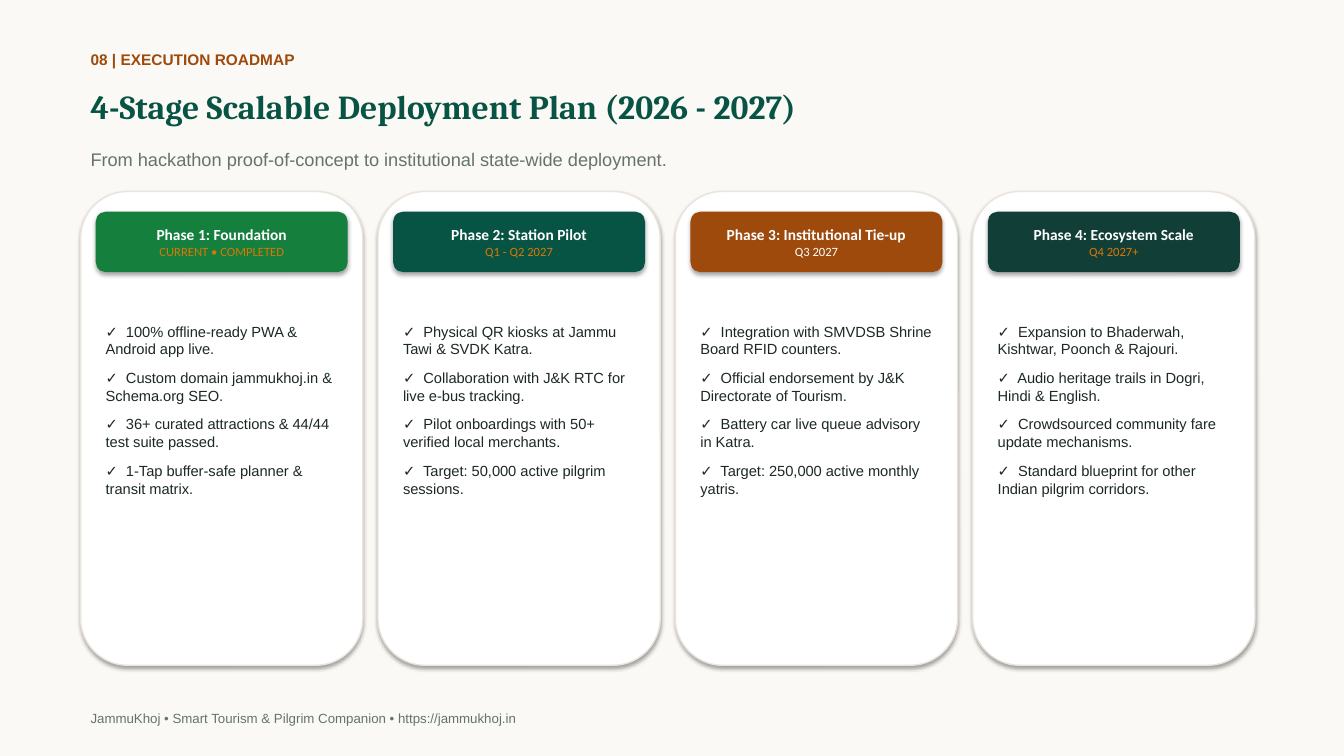
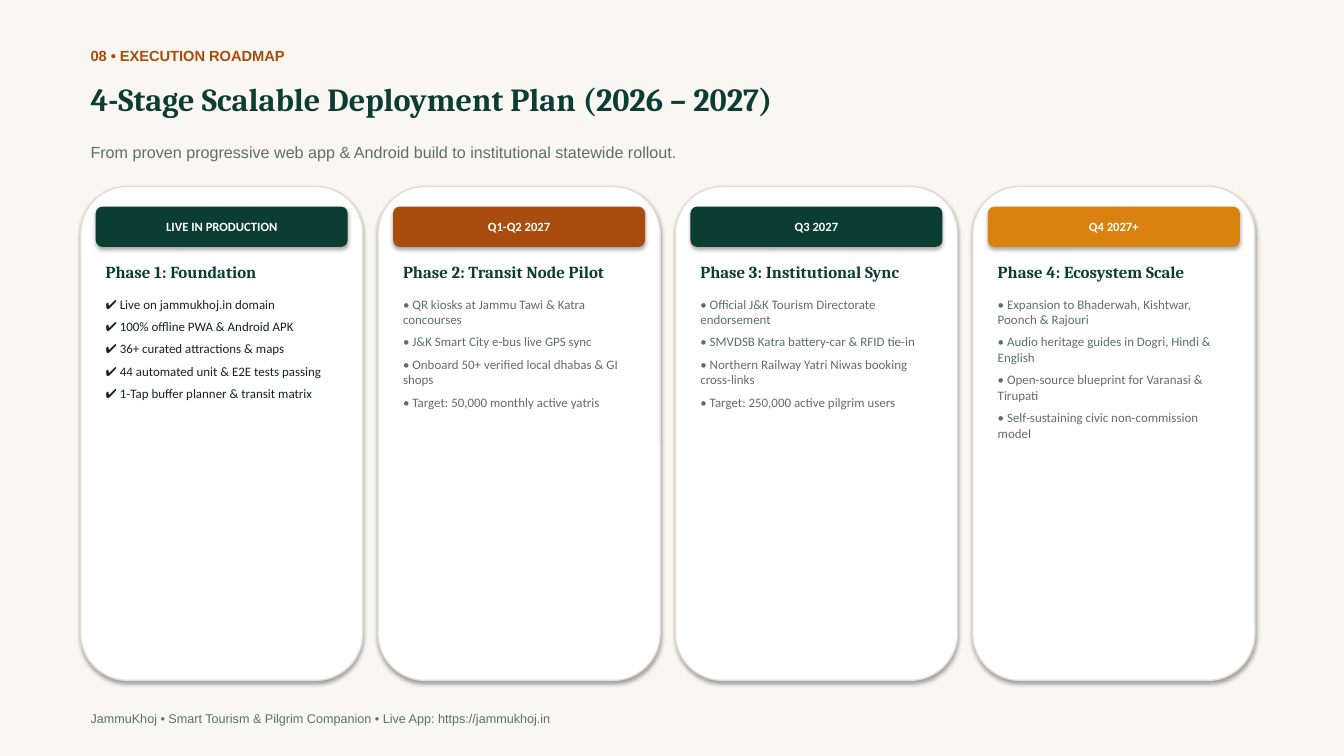
Before and after one commit to moin08s/JammuKhoj, a slide deck: slide 8 of JammuKhoj_Pitch_Deck.pptx. Drawn at 1344x756 pixels with LibreOffice and Linux fonts; fonts in the diff are those of the drawing. Boxes give left, top, right and bottom in pixels: in the first picture for what was removed or moved away, otherwise in the second. Text is boxed around its words. In the diff, an @@ line names an element or a change of style, - is before the commit and + after.

```diff
--- a/JammuKhoj_Pitch_Deck.pptx
+++ b/JammuKhoj_Pitch_Deck.pptx
@@ rectangle at bbox=[0, 0, 1344, 756]: fill #FBF9F5 to #FAF7F2 @@
@@ text at bbox=[91, 50, 284, 61]: text changed; size 11 to 10.5 pt; text colour #9E4A0C to #A84D0E @@
-08 | EXECUTION ROADMAP
+08 • EXECUTION ROADMAP
@@ text at bbox=[91, 87, 772, 118]: text changed; size 24 to 23 pt; text colour #085444 to #0B3D33 @@
-4-Stage Scalable Deployment Plan (2026 - 2027)
+4-Stage Scalable Deployment Plan (2026 – 2027)
@@ text at bbox=[91, 146, 676, 162]: text changed; size 13 to 11.5 pt; text colour #64746C to #5F6E67 @@
-From hackathon proof-of-concept to institutional state-wide deployment.
+From proven progressive web app & Android build to institutional statewide rollout.
@@ rounded rectangle: place and size @@
-rounded rectangle at bbox=[81, 192, 363, 665]
+rounded rectangle at bbox=[81, 187, 363, 681]
@@ rounded rectangle "LIVE IN PRODUCTION": place and size @@
-rounded rectangle "LIVE IN PRODUCTION" at bbox=[96, 212, 348, 272]
+rounded rectangle "LIVE IN PRODUCTION" at bbox=[96, 207, 348, 247]
@@ rounded rectangle "LIVE IN PRODUCTION" at bbox=[96, 207, 348, 247]: fill #15803D to #0B3D33 @@
@@ rounded rectangle: place and size @@
-rounded rectangle at bbox=[378, 192, 660, 665]
+rounded rectangle at bbox=[378, 187, 660, 681]
@@ rounded rectangle "Q1-Q2 2027": place and size @@
-rounded rectangle "Q1-Q2 2027" at bbox=[393, 212, 645, 272]
+rounded rectangle "Q1-Q2 2027" at bbox=[393, 207, 645, 247]
@@ rounded rectangle "Q1-Q2 2027" at bbox=[393, 207, 645, 247]: fill #085444 to #A84D0E @@
@@ rounded rectangle: place and size @@
-rounded rectangle at bbox=[676, 192, 958, 665]
+rounded rectangle at bbox=[676, 187, 958, 681]
@@ rounded rectangle "Q3 2027": place and size @@
-rounded rectangle "Q3 2027" at bbox=[691, 212, 943, 272]
+rounded rectangle "Q3 2027" at bbox=[691, 207, 943, 247]
@@ rounded rectangle "Q3 2027" at bbox=[691, 207, 943, 247]: bold on; fill #9E4A0C to #0B3D33 @@
@@ outline #EBE4DC 1 pt to #E4DCD2 1 pt in 4 elements at bbox=[81, 187, 363, 681], bbox=[378, 187, 660, 681], bbox=[676, 187, 958, 681], bbox=[973, 187, 1255, 681] @@
@@ rounded rectangle: place and size @@
-rounded rectangle at bbox=[973, 192, 1255, 665]
+rounded rectangle at bbox=[973, 187, 1255, 681]
@@ rounded rectangle "Q4 2027+": place and size @@
-rounded rectangle "Q4 2027+" at bbox=[988, 212, 1240, 272]
+rounded rectangle "Q4 2027+" at bbox=[988, 207, 1240, 247]
@@ rounded rectangle "Q4 2027+" at bbox=[988, 207, 1240, 247]: text colour #D97706 to #FFFFFF, bold on; fill #123E38 to #D98210 @@
@@ text in rounded rectangle at bbox=[166, 222, 278, 231]: text changed; size 11 to 9 pt @@
-Phase 1: Foundation
-CURRENT • COMPLETED
+LIVE IN PRODUCTION
@@ text in rounded rectangle at bbox=[488, 222, 551, 233]: text changed; size 11 to 9 pt @@
-Phase 2: Station Pilot
-Q1 - Q2 2027
+Q1-Q2 2027
@@ text in rounded rectangle at bbox=[727, 229, 905, 243]: paragraph removed @@
-Phase 3: Institutional Tie-up
@@ text in rounded rectangle at bbox=[1034, 229, 1194, 243]: paragraph removed @@
-Phase 4: Ecosystem Scale
@@ text at bbox=[106, 266, 321, 400]: text changed; size 10.5 to 9.2 pt; font Arial to Calibri; text colour #1C2923 to #18221E @@
-✓ 100% offline-ready PWA & Android app live.
-✓ Custom domain jammukhoj.in & Schema.org SEO.
-✓ 36+ curated attractions & 44/44 test suite passed.
-✓ 1-Tap buffer-safe planner & transit matrix.
+Phase 1: Foundation
+✔ Live on jammukhoj.in domain
+✔ 100% offline PWA & Android APK
+✔ 36+ curated attractions & maps
+✔ 44 automated unit & E2E tests passing
+✔ 1-Tap buffer planner & transit matrix
@@ text at bbox=[403, 266, 617, 409]: text changed; size 10.5 to 9.2 pt; font Arial to Calibri; text colour #1C2923 to #5F6E67 @@
-✓ Physical QR kiosks at Jammu Tawi & SVDK Katra.
-✓ Collaboration with J&K RTC for live e-bus tracking.
-✓ Pilot onboardings with 50+ verified local merchants.
-✓ Target: 50,000 active pilgrim sessions.
+Phase 2: Transit Node Pilot
+• QR kiosks at Jammu Tawi & Katra concourses
+• J&K Smart City e-bus live GPS sync
+• Onboard 50+ verified local dhabas & GI shops
+• Target: 50,000 monthly active yatris
@@ text at bbox=[700, 266, 915, 409]: text changed; size 10.5 to 9.2 pt; font Arial to Calibri; text colour #1C2923 to #5F6E67 @@
-✓ Integration with SMVDSB Shrine Board RFID counters.
-✓ Official endorsement by J&K Directorate of Tourism.
-✓ Battery car live queue advisory in Katra.
-✓ Target: 250,000 active monthly yatris.
+Phase 3: Institutional Sync
+• Official J&K Tourism Directorate endorsement
+• SMVDSB Katra battery-car & RFID tie-in
+• Northern Railway Yatri Niwas booking cross-links
+• Target: 250,000 active pilgrim users
@@ text at bbox=[998, 266, 1199, 438]: text changed; size 10.5 to 9.2 pt; font Arial to Calibri; text colour #1C2923 to #5F6E67 @@
-✓ Expansion to Bhaderwah, Kishtwar, Poonch & Rajouri.
-✓ Audio heritage trails in Dogri, Hindi & English.
-✓ Crowdsourced community fare update mechanisms.
-✓ Standard blueprint for other Indian pilgrim corridors.
+Phase 4: Ecosystem Scale
+• Expansion to Bhaderwah, Kishtwar, Poonch & Rajouri
+• Audio heritage guides in Dogri, Hindi & English
+• Open-source blueprint for Varanasi & Tirupati
+• Self-sustaining civic non-commission model
@@ text at bbox=[91, 714, 550, 726]: text changed; size 9.5 to 9 pt; text colour #64746C to #5F6E67 @@
-JammuKhoj • Smart Tourism & Pilgrim Companion • https://jammukhoj.in
+JammuKhoj • Smart Tourism & Pilgrim Companion • Live App: https://jammukhoj.in
```
Also in this commit, not shown: 9 other slides changed, 3 other files.
